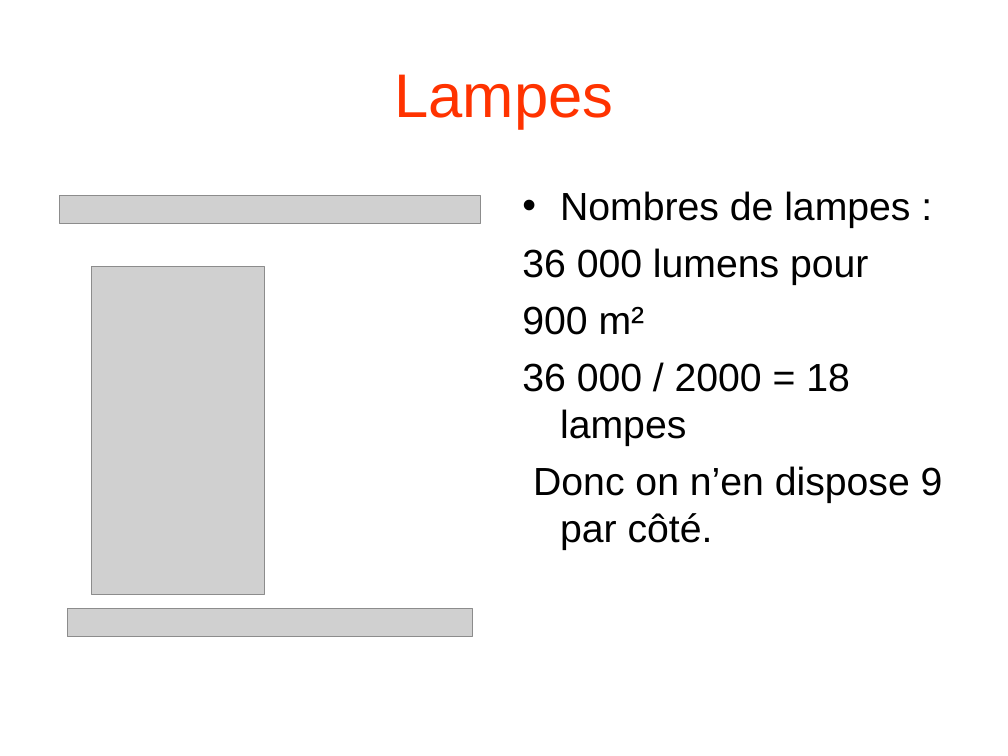
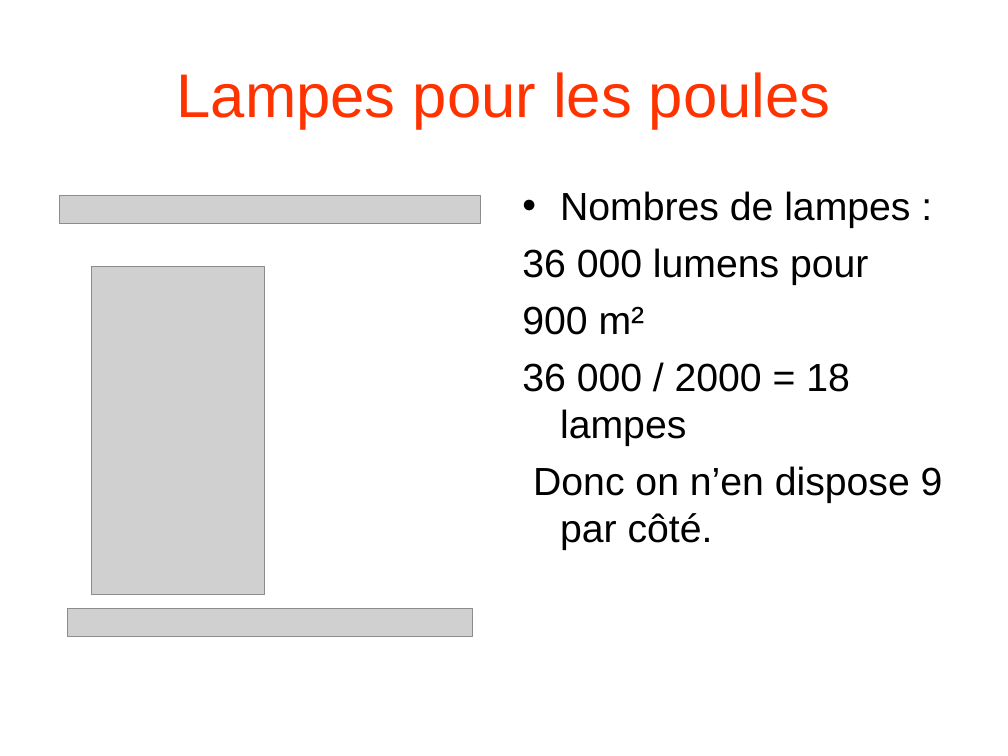
Before and after one commit to lesliesam96/Projet-STI2D, a slide deck: slide 6 of Alex/Poulailler.ppt. Drawn at 1008x756 pixels with LibreOffice and Linux fonts; fonts in the diff are those of the drawing; grey boxes stand for pictures. Boxes give left, top, right and bottom in pixels: in the first picture for what was removed or moved away, otherwise in the second. Text is boxed around its words. In the diff, an @@ line names an element or a change of style, - is before the commit and + after.

```diff
--- a/Alex/Poulailler.ppt
+++ b/Alex/Poulailler.ppt
@@ title at (177,72,830,129): text changed @@
-Lampes
+Lampes pour les poules
```
Also in this commit, not shown: 1 other slide changed, 1 slide added.
